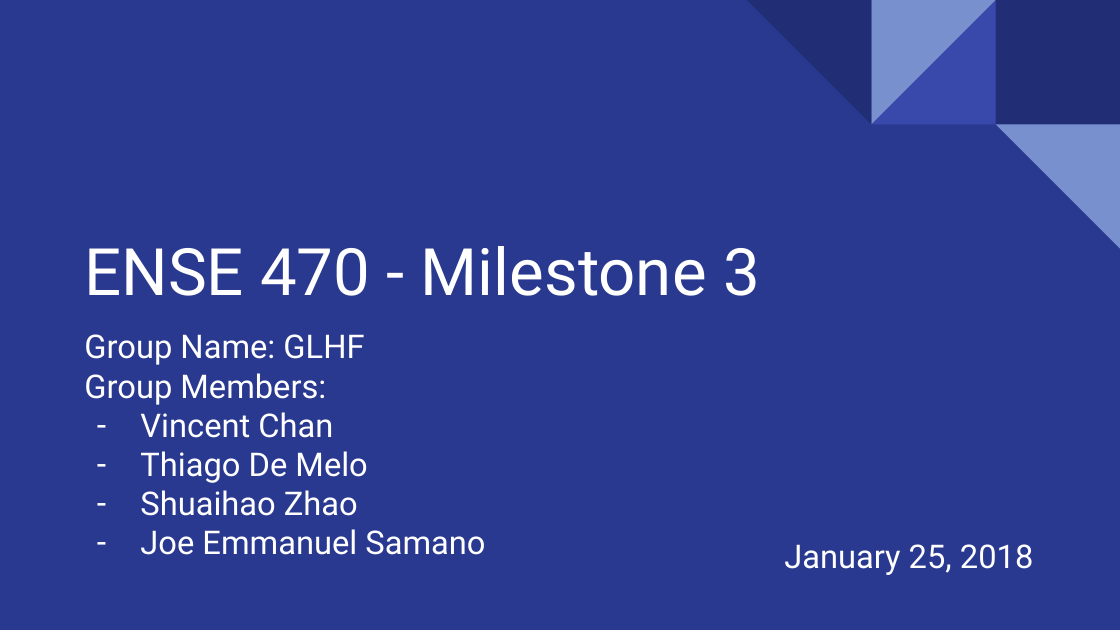
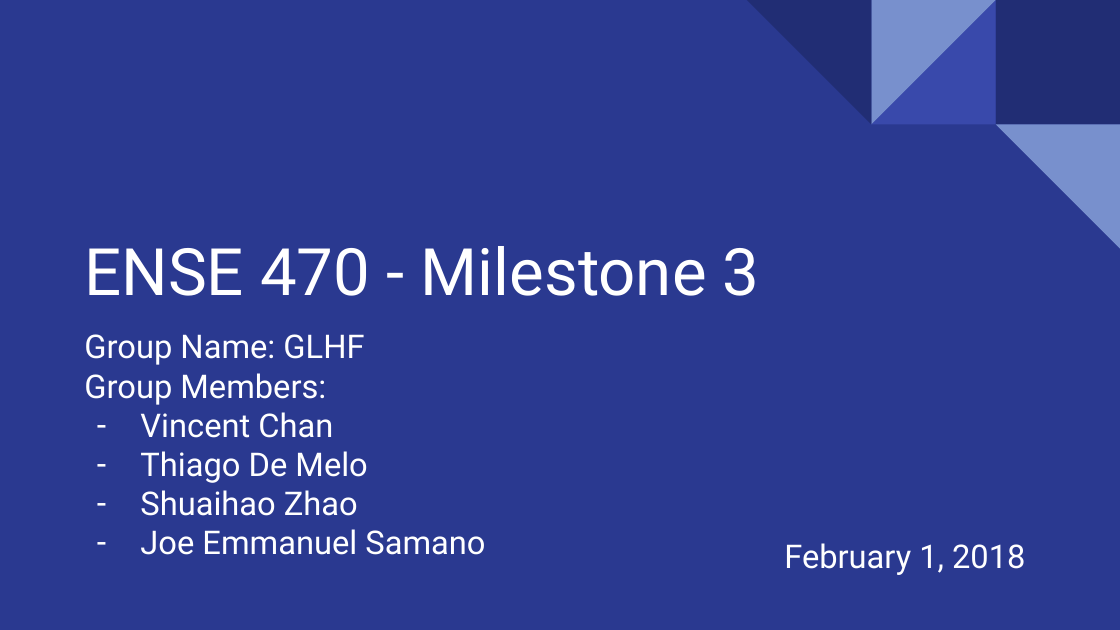
Before and after one commit to samano2j/ENSE-470-, a slide deck: slide 1 of ENSE 470 - Milestone 3.pptx. Drawn at 1120x630 pixels with LibreOffice and Linux fonts; fonts in the diff are those of the drawing. Boxes give left, top, right and bottom in pixels: in the first picture for what was removed or moved away, otherwise in the second. Text is boxed around its words. In the diff, an @@ line names an element or a change of style, - is before the commit and + after.

Commit message:
Milestone 3 Final Version

```diff
--- a/ENSE 470 - Milestone 3.pptx
+++ b/ENSE 470 - Milestone 3.pptx
@@ text at [784,543,1025,575]: text changed @@
-January 25, 2018
+February 1, 2018
```
Also in this commit, not shown: 4 other slides changed, 1 other file.
